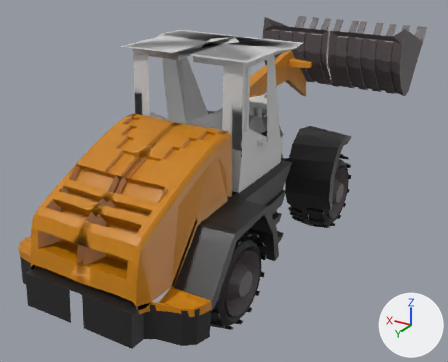
One commit to the COLLADA model Assets/murcielagoQuarry/Models/LIEBHERRL538NoLiftPistons.dae: the scene before it, then after it.
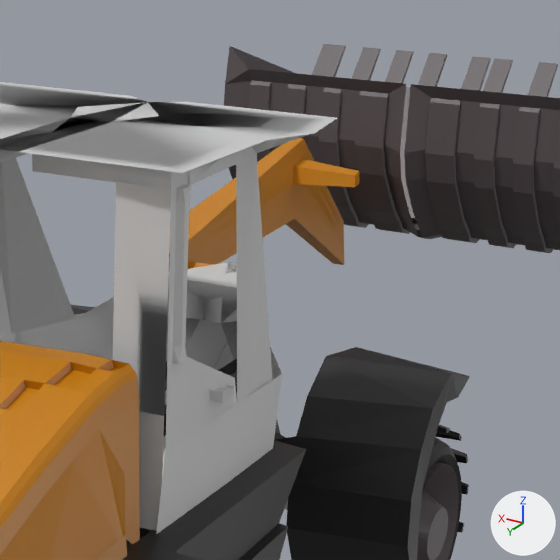
Each version is shown whole from a 50 mm lens placed at (-10.6, 20.26, 7.7), pointed at (0.66, 1.51, -1.67), then close up on the part from 41% to 86% of the width and 0% to 56% of the height. The axes (+X, +Y, +Z) are drawn at lower right. The lights are the same throughout. Where no turn or scale is listed for an object, it has been applied to the vertices. Vertices at the same position are counted once.

The first close-up shows 'BackHood', 'Cab', 'Chassis', 'LoaderLiftArm', 'backLeftRim', 'loaderBucket', 'rightTopTire'.
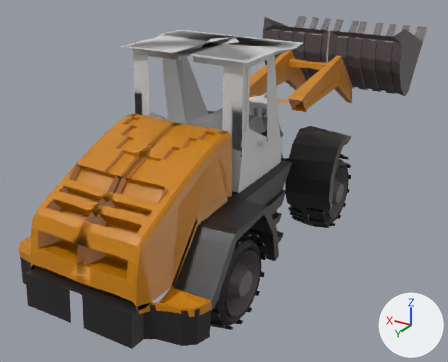
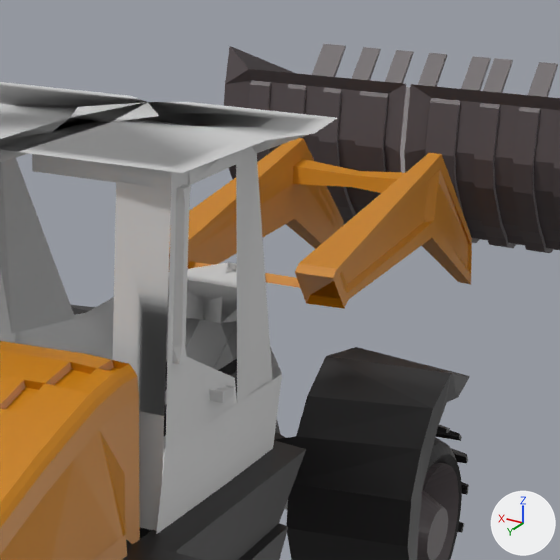
Location of each change, (x1, y1, x2, y2) in pixels of the close-ups (560 x 560 px):
'LoaderLiftArm', reshaped: before (169, 138, 359, 270); after (169, 138, 472, 309)
part 1 of me_plane_002, added (orange): after (265, 153, 472, 309)

Patch to the scene script:
```diff
--- a/Assets/murcielagoQuarry/Models/LIEBHERRL538NoLiftPistons.dae.py
+++ b/Assets/murcielagoQuarry/Models/LIEBHERRL538NoLiftPistons.dae.py
@@ me_plane_002 @@
 # used by ob_loaderliftarm; location = (-0.11, -0.66, 1.13)
-me_plane_002.from_pydata(...)  # 58 vertices, 96 faces; spans x -0.18..1.46, y -5.94..0.26, z -1.43..1.09
+me_plane_002.from_pydata(...)  # 112 vertices, 192 faces; spans x -1.46..1.46, y -5.94..0.26, z -1.43..1.09
+# me_plane_002 part 1
+# 47 vertices are added at x -1.46..0.04, y -5.94..0.14, z -1.43..1.09
+# 7 new vertices lie (0.0, 0.12, -0.1) away from vertices in x -1.46..-0.9, y -0.3..0.14, z -0.22..0.32
+# 96 new faces join them
 me_plane_002.materials.append(mat_liebherrorange)
```
